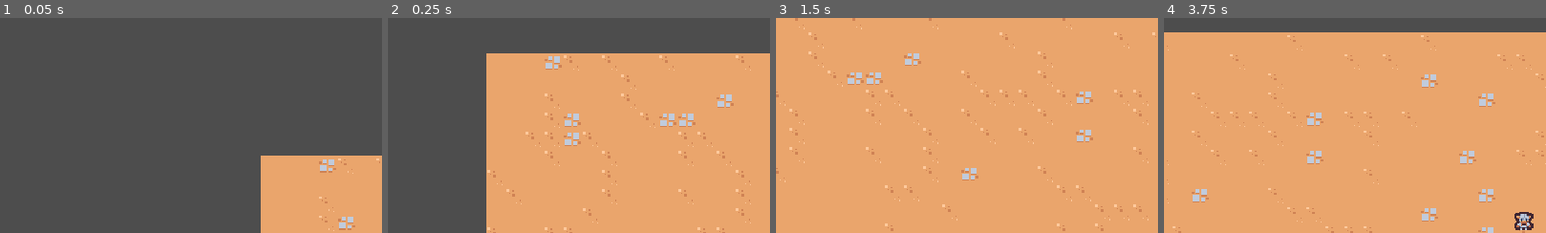
Above: before the commit, frames 1-4 (left to right).
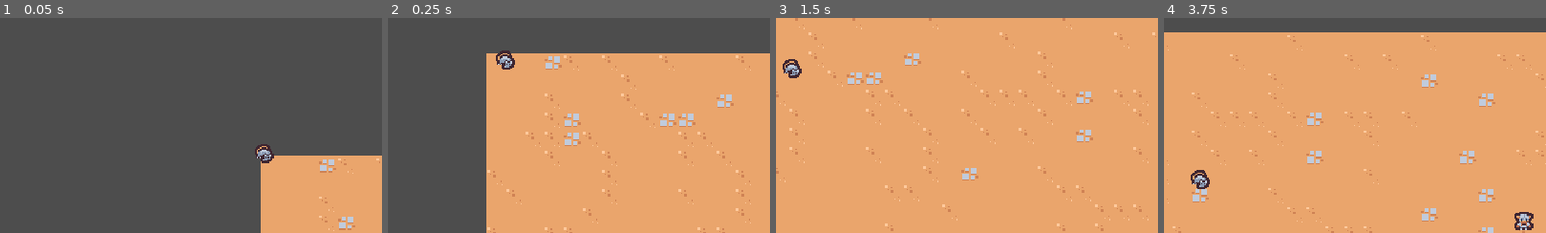
Above: after the commit, the same moments.

Repository: eddamazioribeiro/godot-survival-game
Game: Godot game, scene res://scenes/main/main.tscn
Two runs of this game, one before a commit and one after it. Both use one fixed random seed, a clock stepped at 60 frames per second and the inputs below.
Inputs:
- Up to frame 1 (0.05 s): no input
- Up to frame 2 (0.25 s): no input
- Up to frame 3 (1.5 s): hold D (move_right) 0.53-1.28 s; hold S (move_down) from 1.28 s (still down)
- Up to frame 4 (3.75 s): release S (move_down) at 2.03 s; hold D (move_right) 2.03-2.78 s; hold W (move_up) 2.78-3.53 s; hold A (move_left) from 3.53 s (still down)
The pictures show only the part of the screen within x 0-50%, y 0-50%; the shares and areas given below are measured in that part.

The runs differ from the first frame. In frame 1, 0.3% of the frame differs, in the area x 66-72%, y 58-68%; in frame 2, 0.3%; in frame 3, 0.3%; in frame 4, 0.3%.

Commit message:
Creates basic enemy

Diff:
--- /dev/null
+++ b/scenes/basic_enemy/basic_enemy.gd
@@ -0,0 +1,18 @@
+extends CharacterBody2D
+
+const MAX_SPEED = 75
+
+func _ready():
+	pass # Replace with function body.
+
+func _process(delta):
+	var direction = get_direction_to_player()
+	velocity = direction * MAX_SPEED
+	move_and_slide()
+
+func get_direction_to_player():
+	var player_node = get_tree().get_first_node_in_group("player") as Node2D
+
+	if player_node != null:
+		return (player_node.global_position - global_position).normalized()
+	return Vector2.ZERO
--- /dev/null
+++ b/scenes/basic_enemy/basic_enemy.tscn
@@ -0,0 +1,19 @@
+[gd_scene load_steps=4 format=3 uid="uid://b7j2tpdene4yt"]
+
+[ext_resource type="Texture2D" uid="uid://o3lidor2xc70" path="res://scenes/basic_enemy/basic_enemy.png" id="1_fng3e"]
+[ext_resource type="Script" uid="uid://cirgxjq4q2fnf" path="res://scenes/basic_enemy/basic_enemy.gd" id="1_gxg7h"]
+
+[sub_resource type="CircleShape2D" id="CircleShape2D_gxg7h"]
+radius = 5.0
+
+[node name="BasicEnemy" type="CharacterBody2D"]
+collision_layer = 0
+script = ExtResource("1_gxg7h")
+
+[node name="Sprite2D" type="Sprite2D" parent="."]
+texture = ExtResource("1_fng3e")
+offset = Vector2(0, -4)
+
+[node name="CollisionShape2D" type="CollisionShape2D" parent="."]
+position = Vector2(0, -5)
+shape = SubResource("CircleShape2D_gxg7h")
--- a/scenes/main/main.tscn
+++ b/scenes/main/main.tscn
@@ -1,8 +1,9 @@
-[gd_scene load_steps=4 format=3 uid="uid://ciljvhhsvm3x7"]
+[gd_scene load_steps=5 format=3 uid="uid://ciljvhhsvm3x7"]
 
 [ext_resource type="PackedScene" uid="uid://8q188tbu3fd6" path="res://scenes/player/player.tscn" id="1_hyk8p"]
 [ext_resource type="TileSet" uid="uid://cxo85x1vgf74i" path="res://resources/tileset.tres" id="1_iuonh"]
 [ext_resource type="PackedScene" uid="uid://6ssjiotokl2n" path="res://scenes/game_camera/game_camera.tscn" id="1_k2fmo"]
+[ext_resource type="PackedScene" uid="uid://b7j2tpdene4yt" path="res://scenes/basic_enemy/basic_enemy.tscn" id="4_l3cfh"]
 
 [node name="Main" type="Node"]
 
@@ -15,3 +16,5 @@
 
 [node name="Player" parent="." instance=ExtResource("1_hyk8p")]
 position = Vector2(259, 165)
+
+[node name="BasicEnemy" parent="." instance=ExtResource("4_l3cfh")]
--- a/scenes/player/player.tscn
+++ b/scenes/player/player.tscn
@@ -7,6 +7,7 @@
 radius = 5.0
 
 [node name="Player" type="CharacterBody2D" groups=["player"]]
+collision_layer = 0
 script = ExtResource("1_dovo2")
 
 [node name="Sprite2D" type="Sprite2D" parent="."]
Not shown, added: scenes/basic_enemy/basic_enemy.gd.uid
Binary file added: scenes/basic_enemy/basic_enemy.png
Not shown, added: scenes/basic_enemy/basic_enemy.png.import
